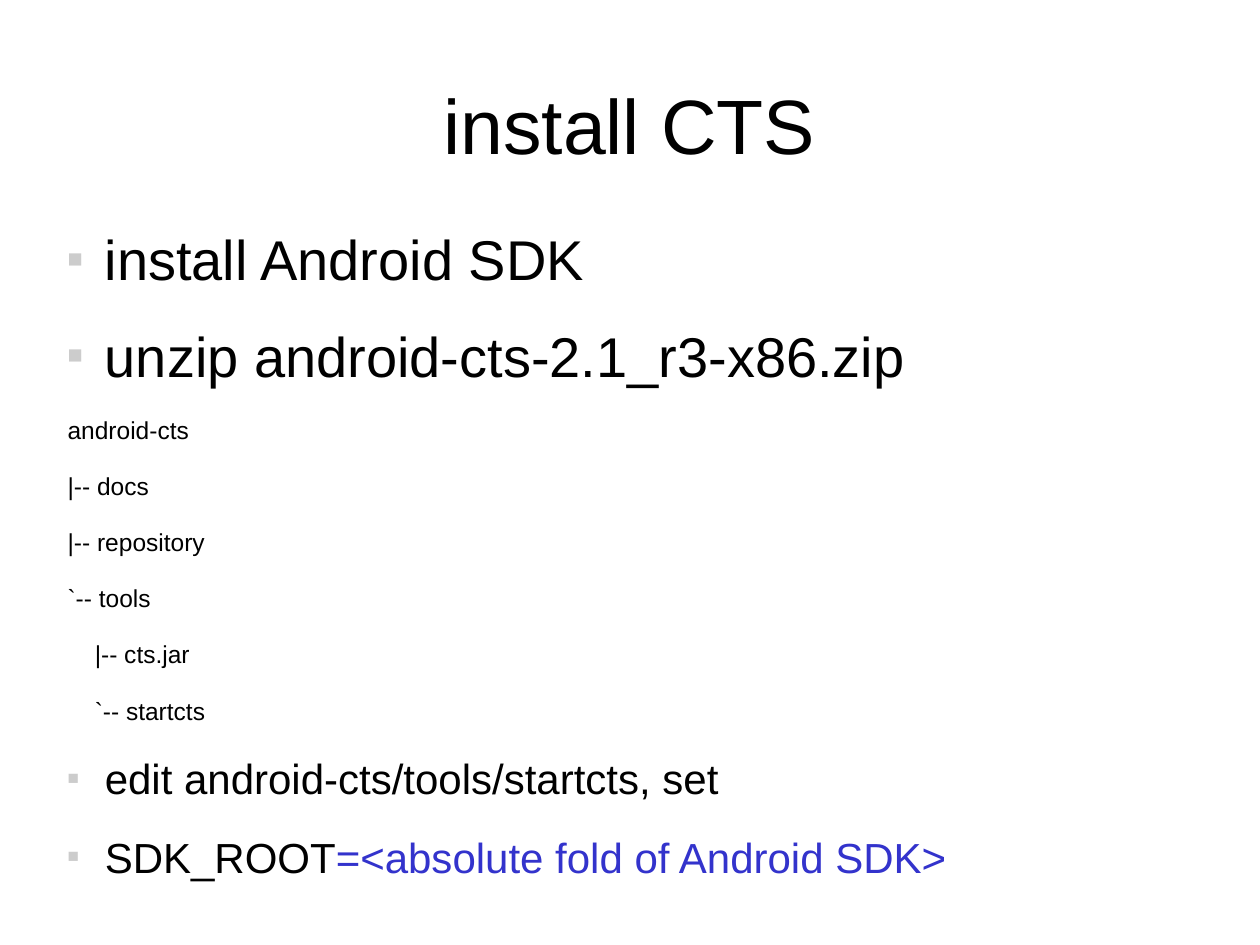
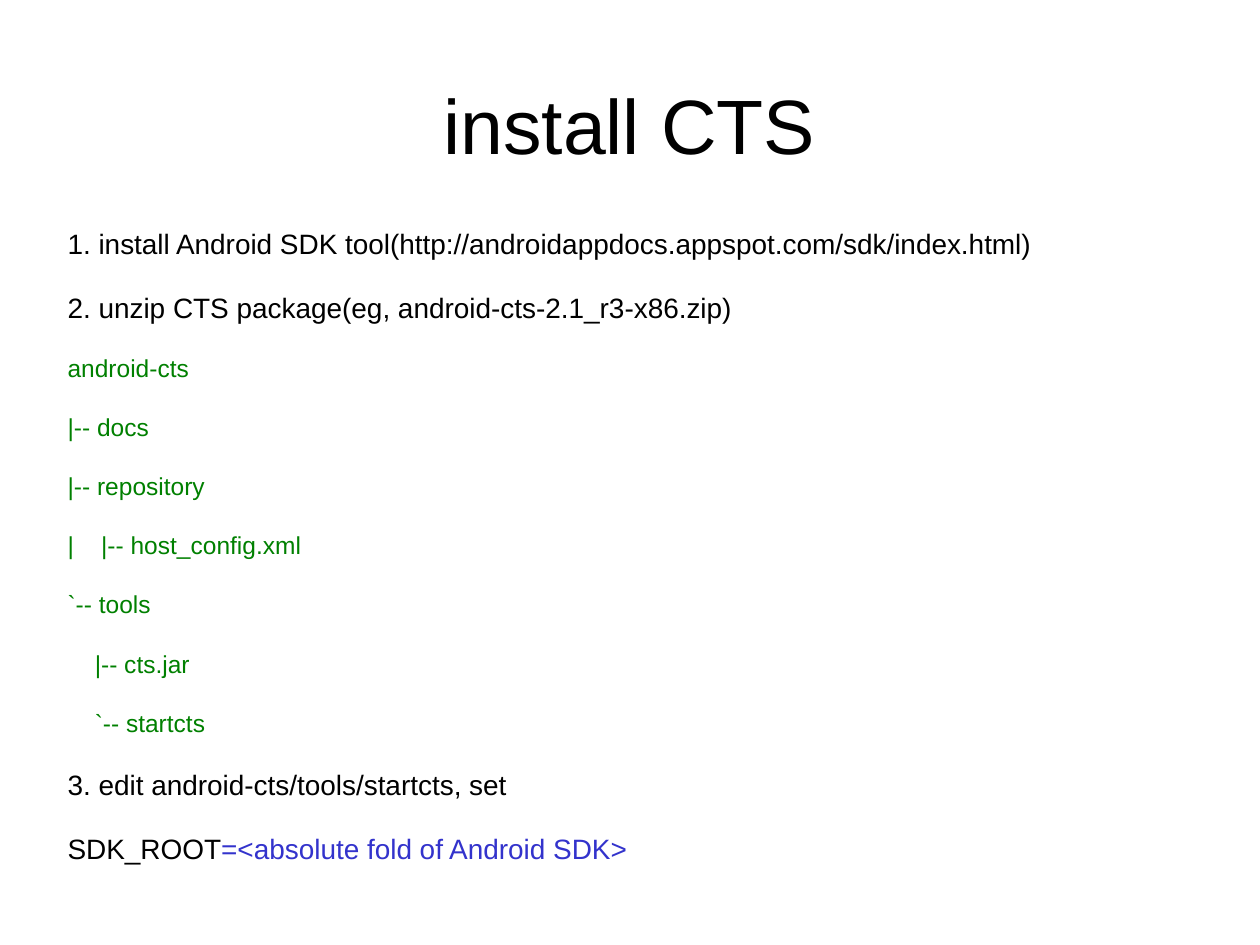
Before and after one commit to widerules/system-information, a slide deck: slide 11 of cts/CTS-training.ppt (slide 16 before the commit). Drawn at 1260x945 pixels with LibreOffice and Linux fonts; fonts in the diff are those of the drawing; background and template pictures are left out. Boxes give left, top, right and bottom in pixels: in the first picture for what was removed or moved away, otherwise in the second. Text is boxed around its words. In the diff, an @@ line names an element or a change of style, - is before the commit and + after.

```diff
--- a/cts/CTS-training.ppt
+++ b/cts/CTS-training.ppt
@@ text at box(68, 233, 1031, 323): text changed; size 32 to 16 pt @@
-■ install Android SDK
-■ unzip android-cts-2.1_r3-x86.zip
+1. install Android SDK tool(http://androidappdocs.appspot.com/sdk/index.html)
+2. unzip CTS package(eg, android-cts-2.1_r3-x86.zip)
@@ text at box(68, 359, 627, 864): text colour #000000 to #008000 in "android-cts", "|-- docs", "|-- repository", "`-- tools" and 2 more places; size 24 to 16 pt in "SDK_ROOT=<absolute fold of Android SDK>"; indent changed; line spacing 1.06 to 1.16; bullet ■ to none @@
@@ text at box(131, 536, 301, 559): paragraph added @@
+| |-- host_config.xml
@@ text at box(68, 774, 506, 799): text changed; size 24 to 16 pt @@
-■ edit android-cts/tools/startcts, set
+3. edit android-cts/tools/startcts, set
```
Also in this commit, not shown: 18 other slides changed, 9 slides added, 19 slides removed.
